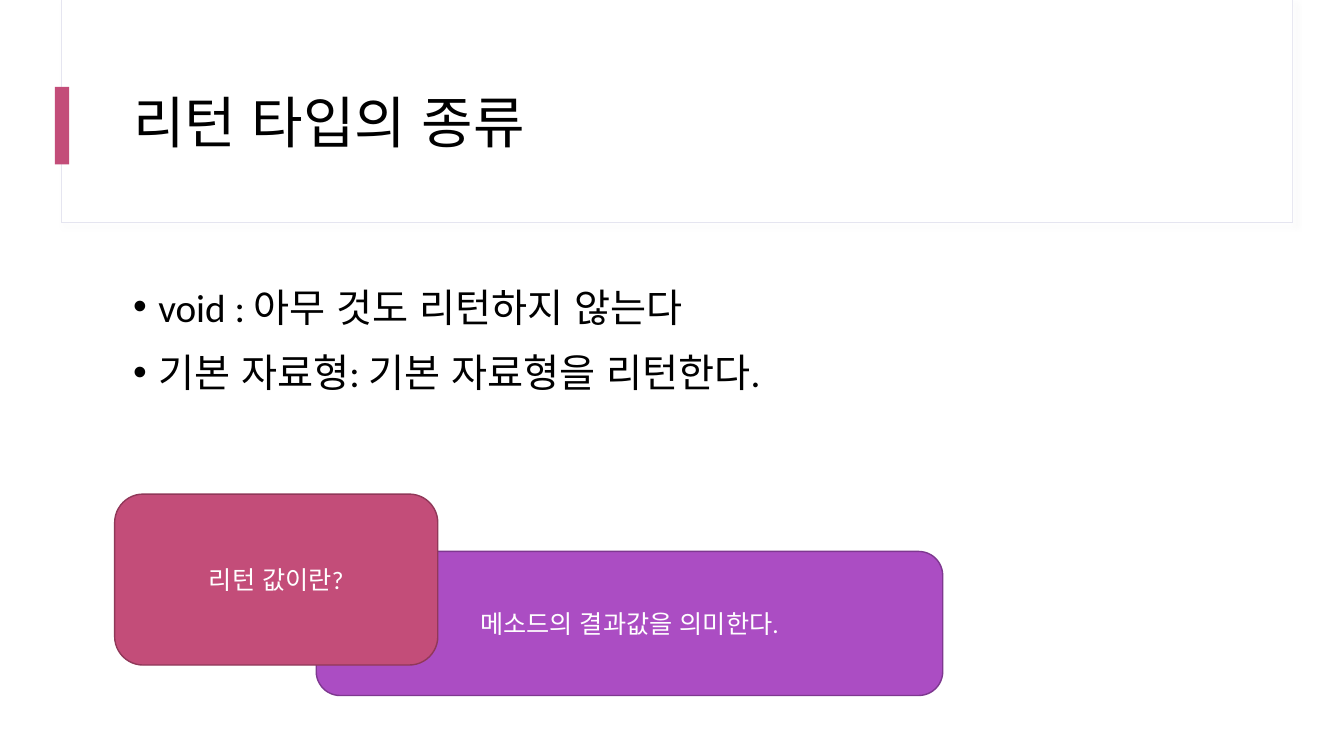
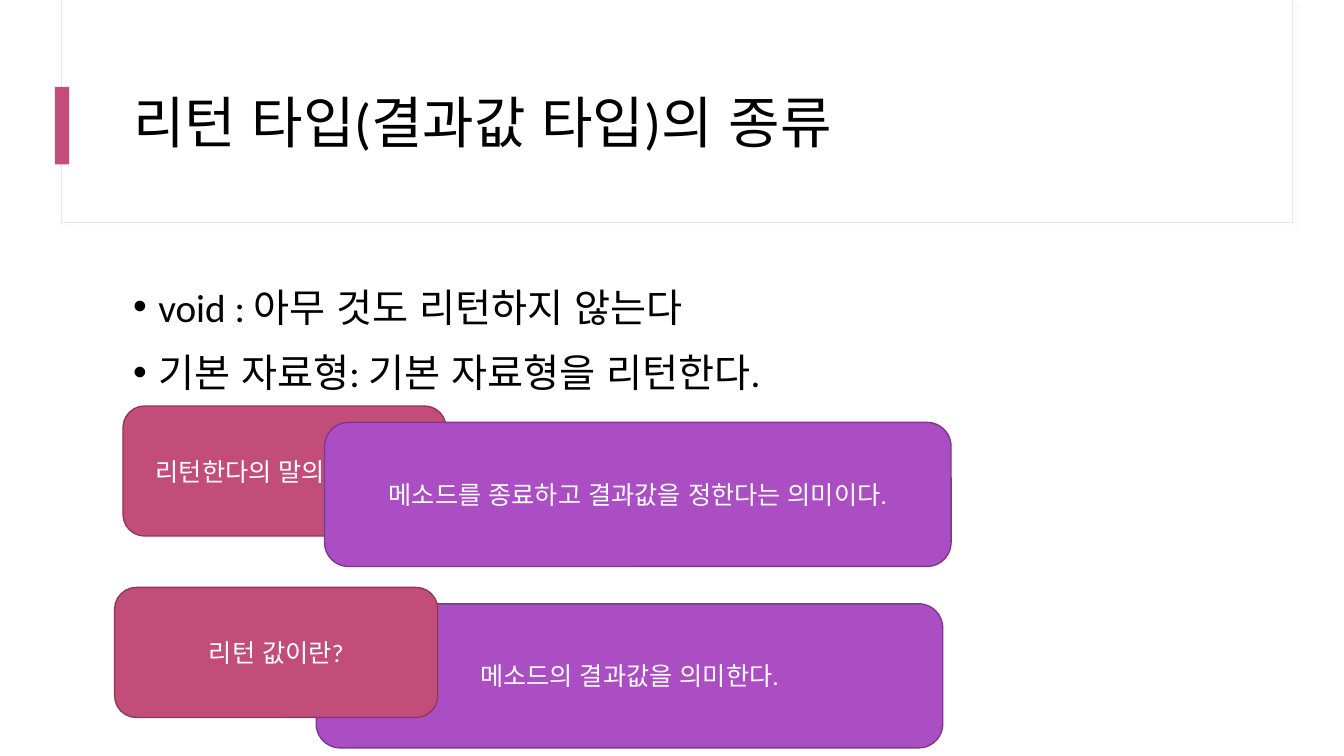
Before and after one commit to yhs0602/SPLIT_lecture_examples, a slide deck: slide 81 of docs/SPLIT 17차 Java.pptx (slide 78 before the commit). Drawn at 1344x756 pixels with LibreOffice and Linux fonts; fonts in the diff are those of the drawing. Boxes give left, top, right and bottom in pixels: in the first picture for what was removed or moved away, otherwise in the second. Text is boxed around its words. In the diff, an @@ line names an element or a change of style, - is before the commit and + after.

```diff
--- a/docs/SPLIT 17차 Java.pptx
+++ b/docs/SPLIT 17차 Java.pptx
@@ title at [133,96,832,151]: text changed @@
-리턴 타입의 종류
+리턴 타입(결과값 타입)의 종류
@@ rounded rectangle added at [123,406,447,536], fill #C34D79, outline #90395A 1 pt, 18 pt, text #FFFFFF @@
+리턴한다의 말의 의미는?
@@ rounded rectangle added at [325,422,952,567], fill #AB4DC3, outline #7F3990 1 pt, 18 pt, text #FFFFFF @@
+메소드를 종료하고 결과값을 정한다는 의미이다.
@@ rounded rectangle "리턴 값이란?": place and size @@
-rounded rectangle "리턴 값이란?" at [115,494,439,665]
+rounded rectangle "리턴 값이란?" at [115,588,439,718]
@@ rounded rectangle "메소드의 결과값을 의미한다.": place and size @@
-rounded rectangle "메소드의 결과값을 의미한다." at [317,552,944,696]
+rounded rectangle "메소드의 결과값을 의미한다." at [317,604,944,748]
```
Also in this commit, not shown: 7 other slides changed, 12 slides added, 7 other files.
